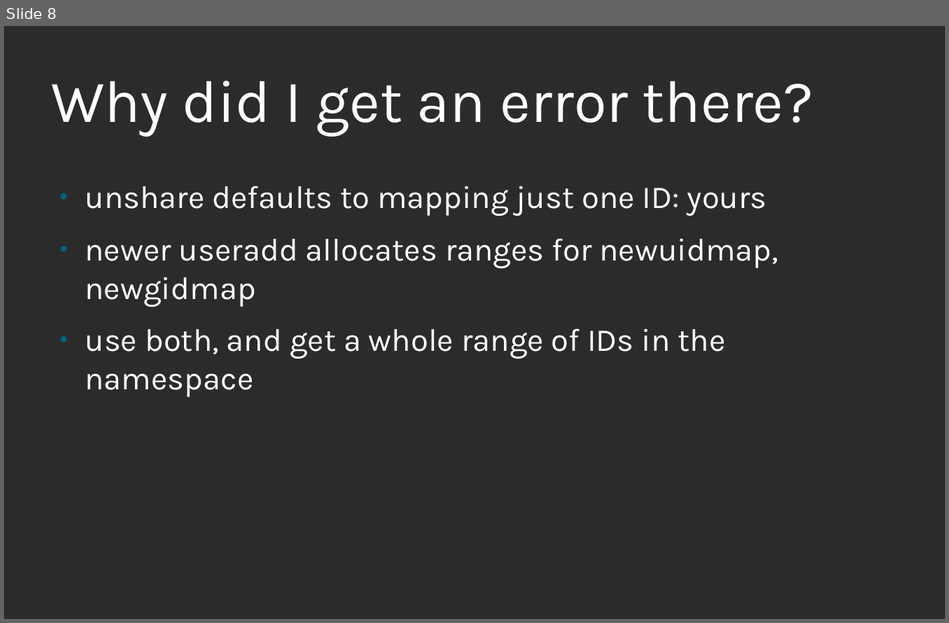
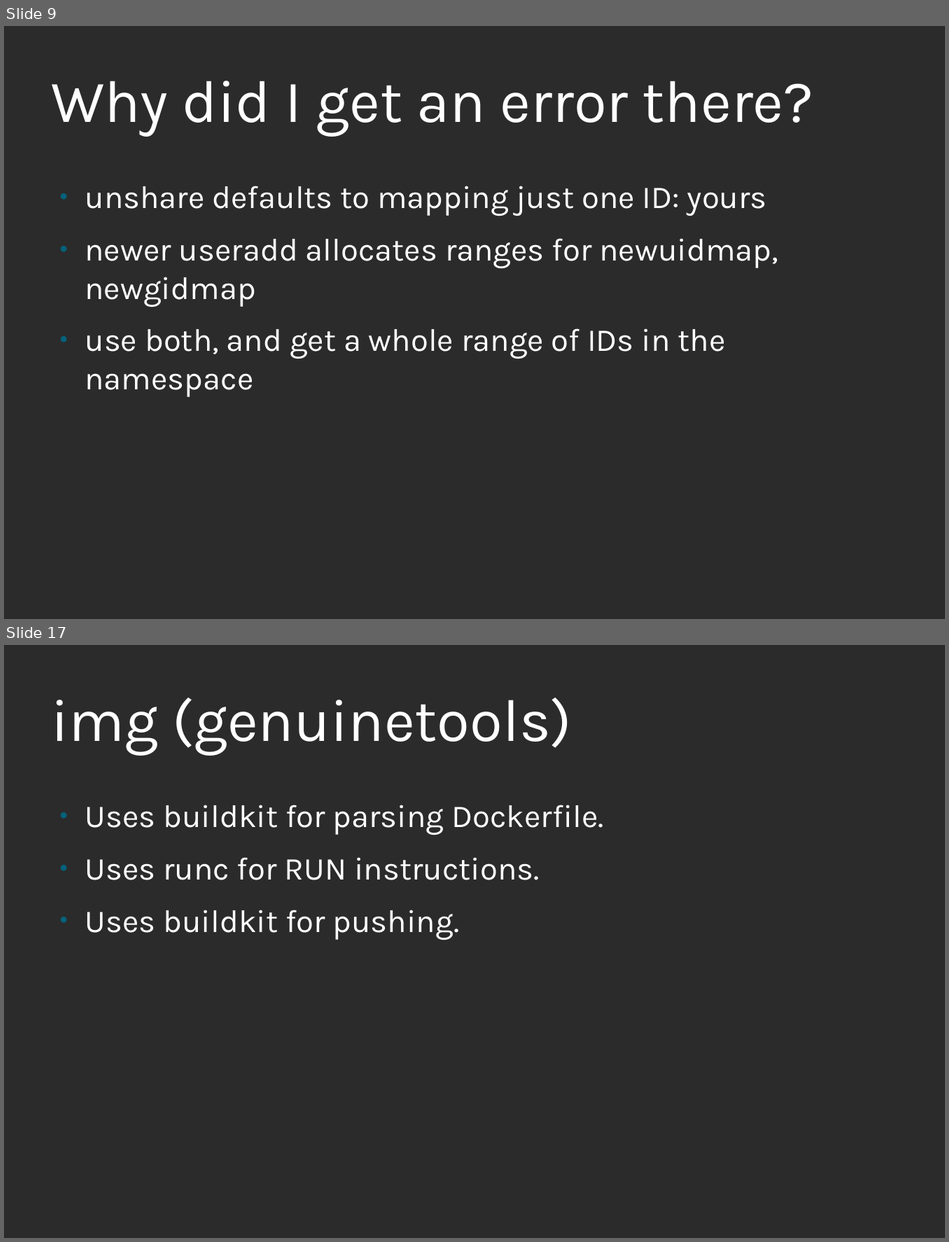
Before and after one commit to nalind/devconf.us-2018, a slide deck: images.odp. Shown one above the other, each under a label of ours: slide 8 before the commit, slides 9 and 17 after it; the slides between them are not shown. The pictures are 949x623 and 949x1242 pixels, drawn with LibreOffice and Linux fonts; fonts in the diff are those of the drawing; background and template pictures are left out; a plain dark background stands for a picture behind light text. Boxes give left, top, right and bottom in pixels: in the first picture for what was removed or moved away, otherwise in the second. Text is boxed around its words. In the diff, an @@ line names an element or a change of style, - is before the commit and + after.

```diff
--- a/images.odp
+++ b/images.odp
@@ slide 17 added at [4,645,945,1238], background picture (left out) @@
@@ title added at [51,697,572,756], 60 pt, text #FFFFFF @@
+img (genuinetools)
@@ text added at [84,805,603,940], 32 pt, text #FFFFFF @@
+● Uses buildkit for parsing Dockerfile.
+● Uses runc for RUN instructions.
+● Uses buildkit for pushing.
@@ what was slide 8 is now slide 9 @@
```
Also in this commit, not shown: 3 slides changed, 10 other slides added.
